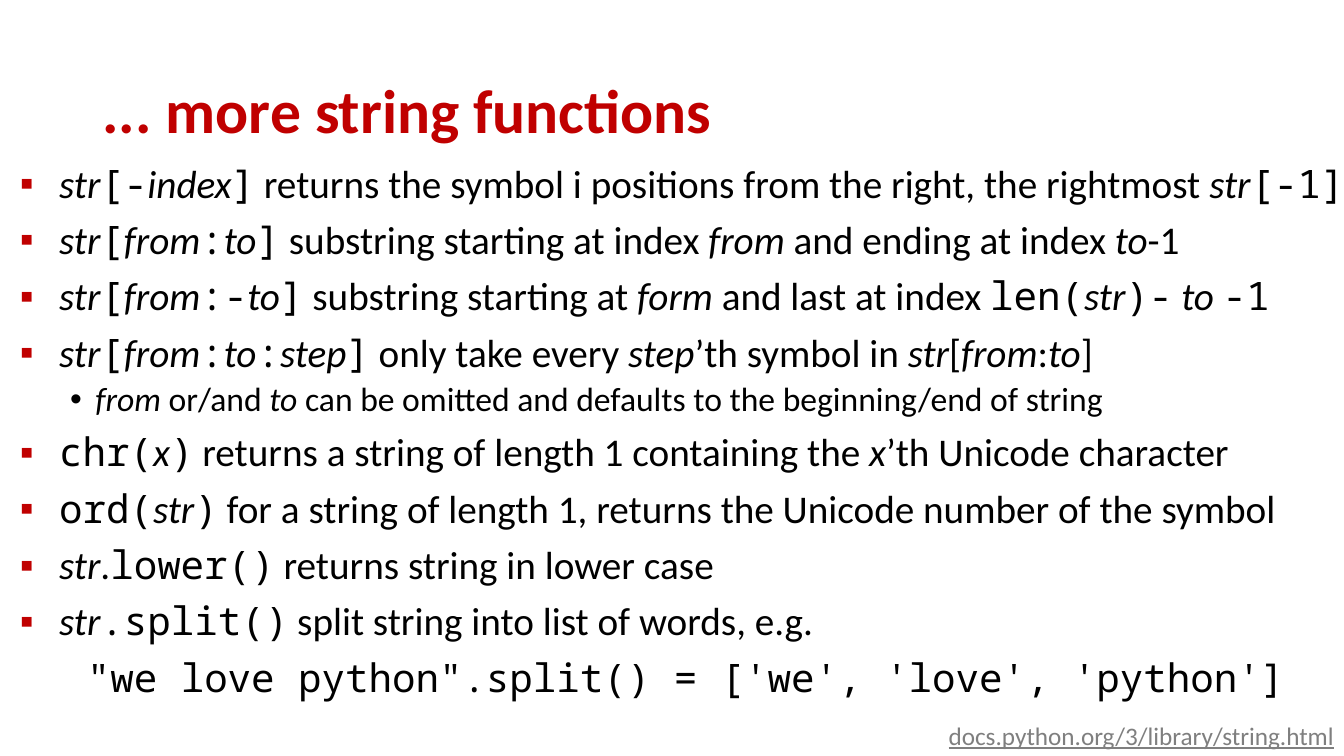
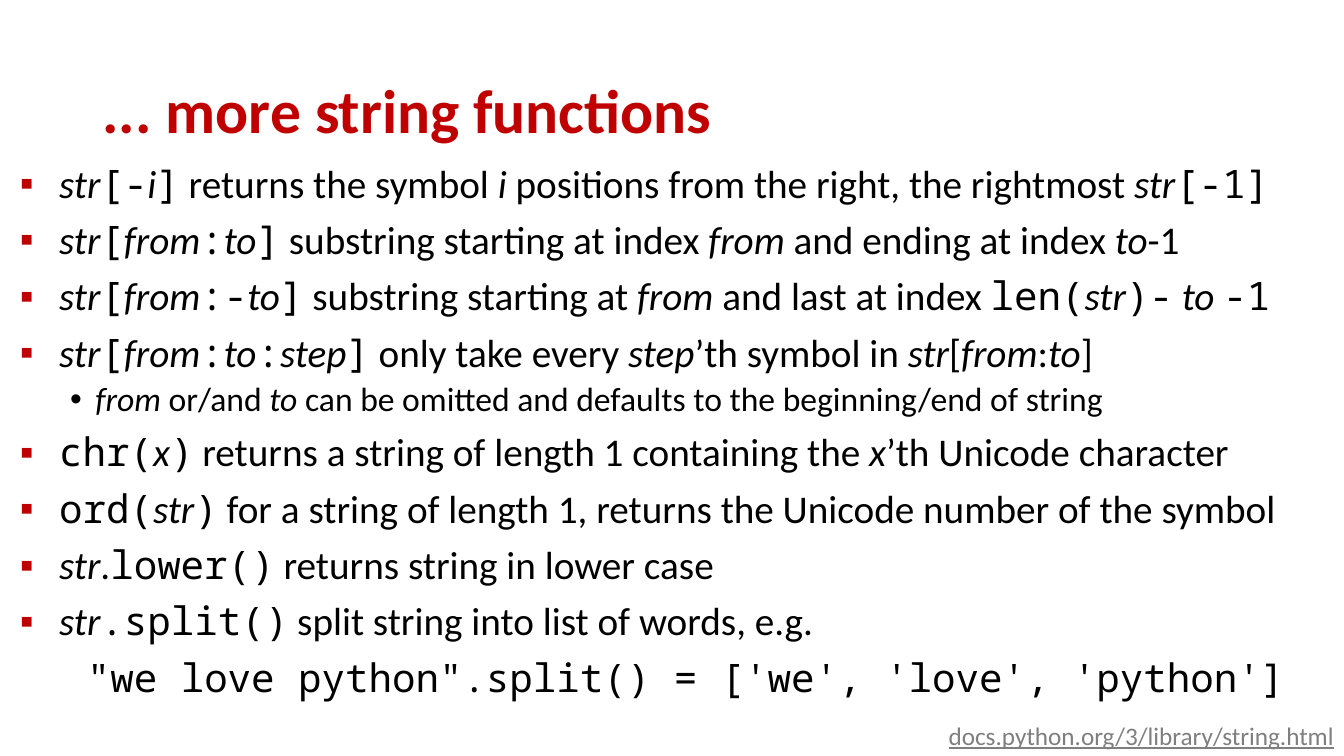
Before and after one commit to gsbrodal/gsbrodal.github.io, a slide deck: slide 21 of ipsa/slides/operations.pptx. Drawn at 1344x756 pixels with LibreOffice and Linux fonts; fonts in the diff are those of the drawing. Boxes give left, top, right and bottom in pixels: in the first picture for what was removed or moved away, otherwise in the second. Text is boxed around its words. In the diff, an @@ line names an element or a change of style, - is before the commit and + after.

```diff
--- a/ipsa/slides/operations.pptx
+++ b/ipsa/slides/operations.pptx
@@ text at bbox=[59, 169, 1269, 205]: text changed @@
-▪ str[-index] returns the symbol i positions from the right, the rightmost str[-1]
+▪ str[-i] returns the symbol i positions from the right, the rightmost str[-1]
@@ text at bbox=[59, 280, 1270, 317]: text changed @@
-▪ str[from:-to] substring starting at form and last at index len(str)- to -1
+▪ str[from:-to] substring starting at from and last at index len(str)- to -1
```
Also in this commit, not shown: 4 other files.
